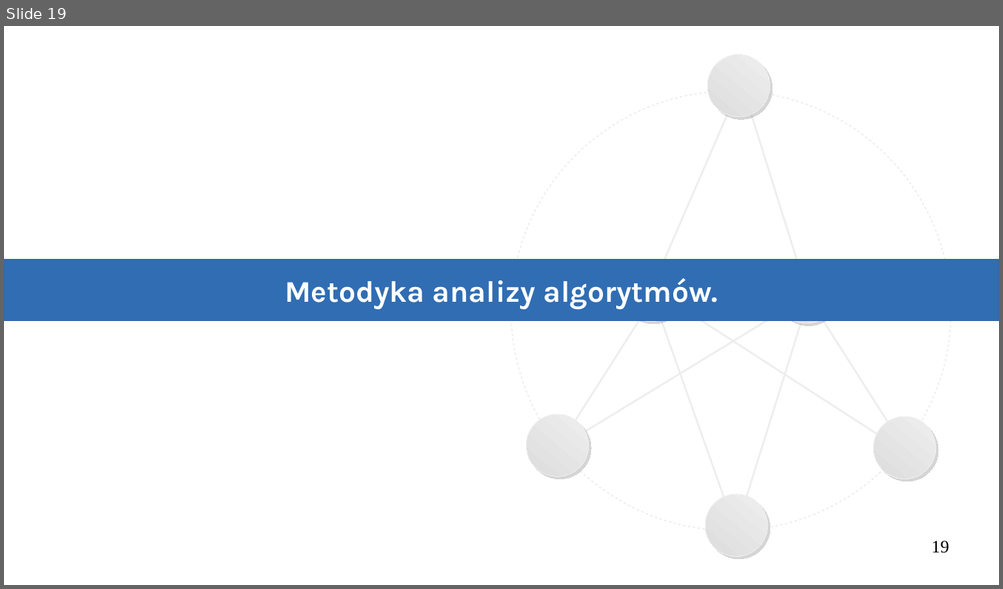
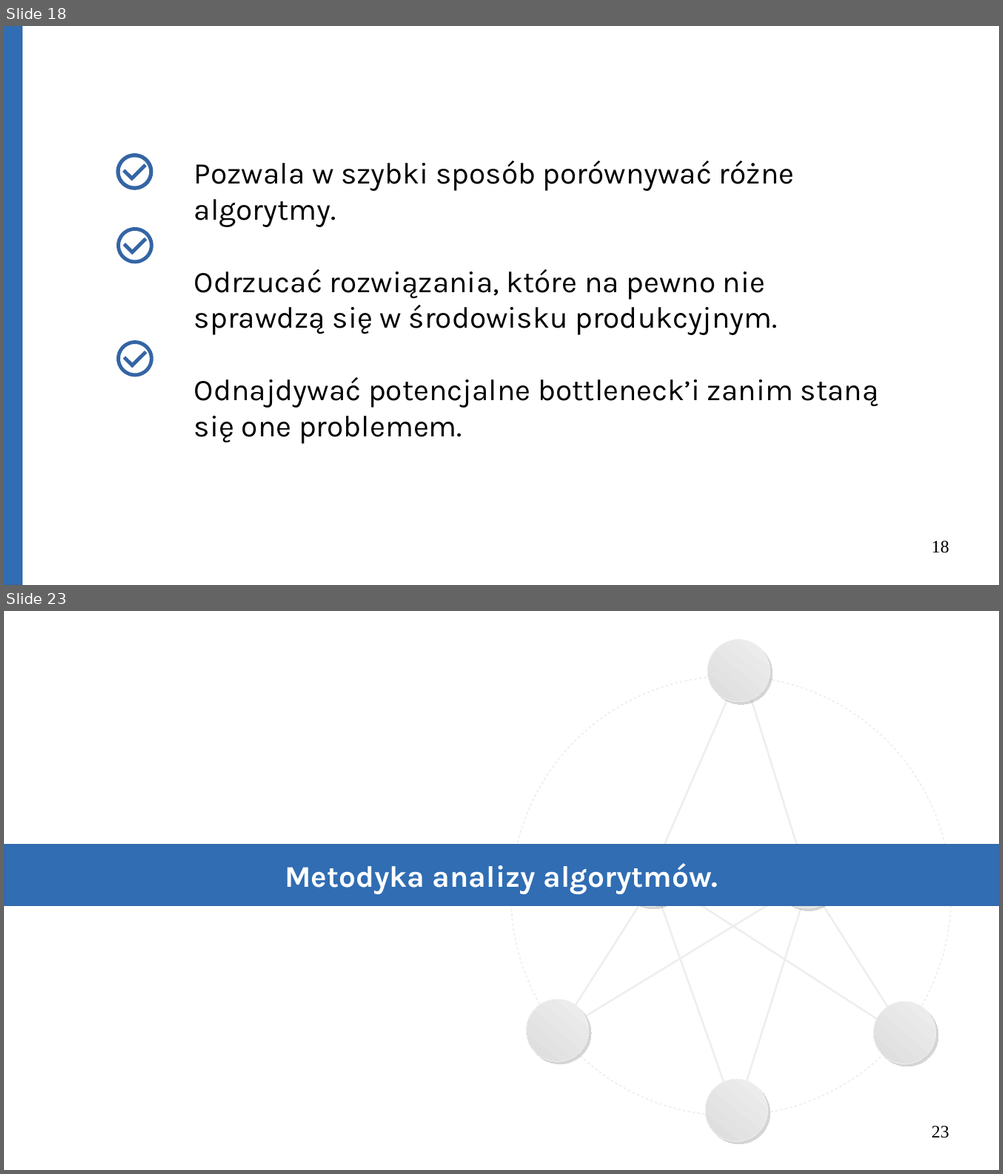
Before and after one commit to Michael-Wisniewski/algorithmic-workshop, a slide deck: gotowa.odp. Shown one above the other, each under a label of ours: slide 19 before the commit, slides 18 and 23 after it; the slides between them are not shown. The pictures are 1003x589 and 1003x1174 pixels, drawn with LibreOffice and Linux fonts; fonts in the diff are those of the drawing. Boxes give left, top, right and bottom in pixels: in the first picture for what was removed or moved away, otherwise in the second. Text is boxed around its words. In the diff, an @@ line names an element or a change of style, - is before the commit and + after.

Commit message:
Update presentation.

```diff
--- a/gotowa.odp
+++ b/gotowa.odp
@@ slide 18 added at (x1=4, y1=26, x2=999, y2=585), background #FFFFFF @@
@@ rectangle added at (x1=4, y1=26, x2=22, y2=585), fill #306DB3, outline #3465A4 0 pt @@
@@ freeform shape added at (x1=118, y1=155, x2=151, y2=187), outline #3465A4 2.89 pt @@
@@ freeform shape added at (x1=118, y1=155, x2=151, y2=187), outline #3465A4 2.89 pt @@
@@ freeform shape added at (x1=124, y1=165, x2=145, y2=178), outline #3465A4 2.89 pt @@
@@ text added at (x1=194, y1=161, x2=879, y2=444), 24 pt, text #000000 @@
+Pozwala w szybki sposób porównywać różne algorytmy.
+Odrzucać rozwiązania, które na pewno nie sprawdzą się w środowisku produkcyjnym.
+Odnajdywać potencjalne bottleneck’i zanim staną się one problemem.
@@ freeform shape added at (x1=119, y1=229, x2=152, y2=261), outline #3465A4 2.89 pt @@
@@ freeform shape added at (x1=124, y1=239, x2=145, y2=252), outline #3465A4 2.89 pt @@
@@ freeform shape added at (x1=119, y1=343, x2=152, y2=375), outline #3465A4 2.89 pt @@
@@ freeform shape added at (x1=124, y1=352, x2=145, y2=366), outline #3465A4 2.89 pt @@
@@ page number added at (x1=931, y1=541, x2=949, y2=554), 14 pt, text #000000 @@
+18
@@ what was slide 19 is now slide 23 @@
@@ page number at (x1=931, y1=1126, x2=949, y2=1139): text changed @@
-19
+23
```
Also in this commit, not shown: 1 slide changed, 4 other slides added, 1 slide removed.
